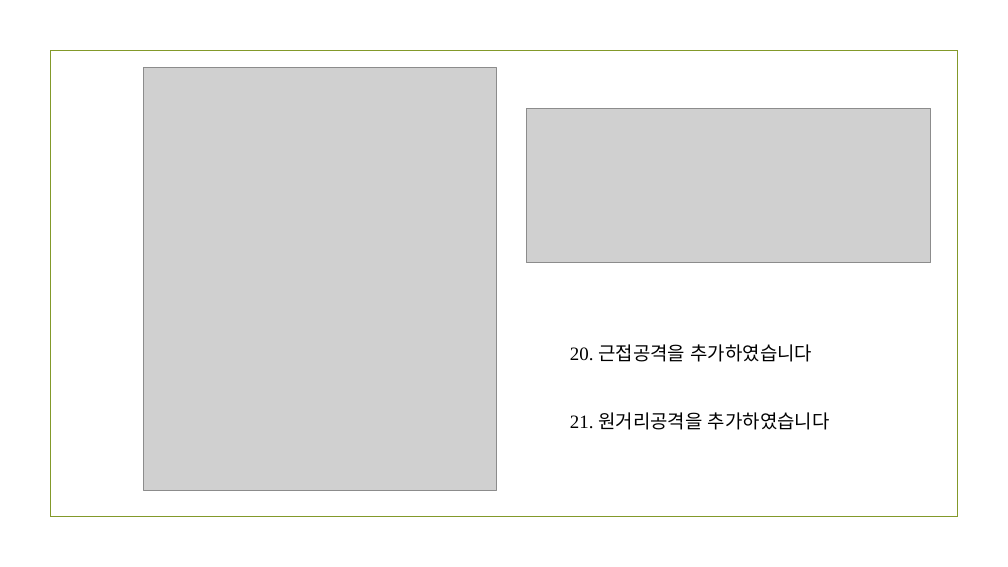
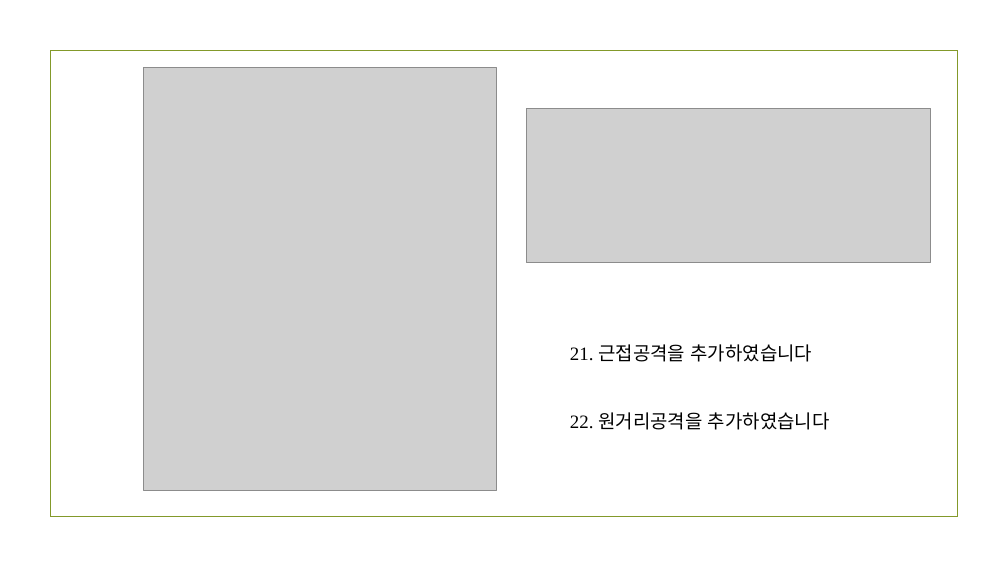
Before and after one commit to Leedogeon/gameprograming, a slide deck: slide 18 of GameProject/2017748065 이도건 게임제작.pptx. Drawn at 1008x567 pixels with LibreOffice and Linux fonts; fonts in the diff are those of the drawing; grey boxes stand for pictures; background and template pictures are left out. Boxes give left, top, right and bottom in pixels: in the first picture for what was removed or moved away, otherwise in the second. Text is boxed around its words. In the diff, an @@ line names an element or a change of style, - is before the commit and + after.

```diff
--- a/GameProject/2017748065 이도건 게임제작.pptx
+++ b/GameProject/2017748065 이도건 게임제작.pptx
@@ text at [570,344,830,430]: text changed @@
-20. 근접공격을 추가하였습니다
-21. 원거리공격을 추가하였습니다
+21. 근접공격을 추가하였습니다
+22. 원거리공격을 추가하였습니다
```
Also in this commit, not shown: 9 other slides changed.
